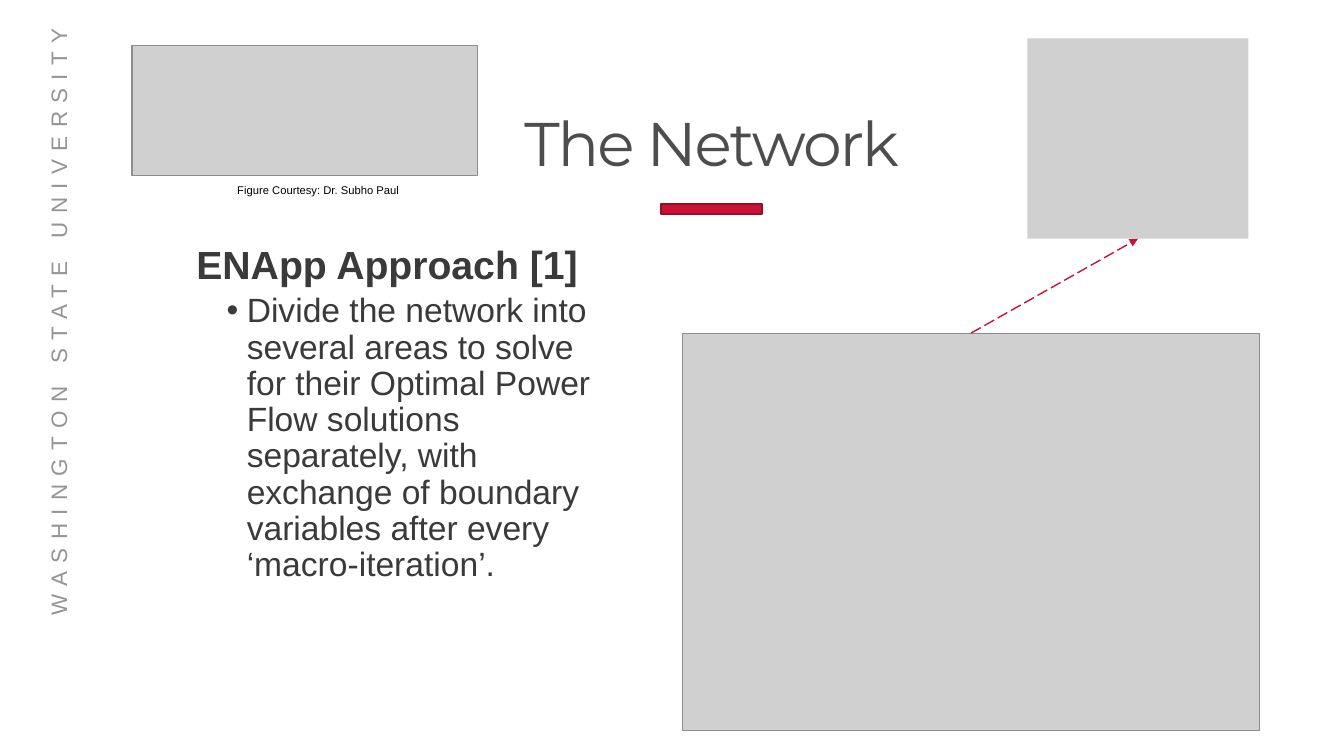
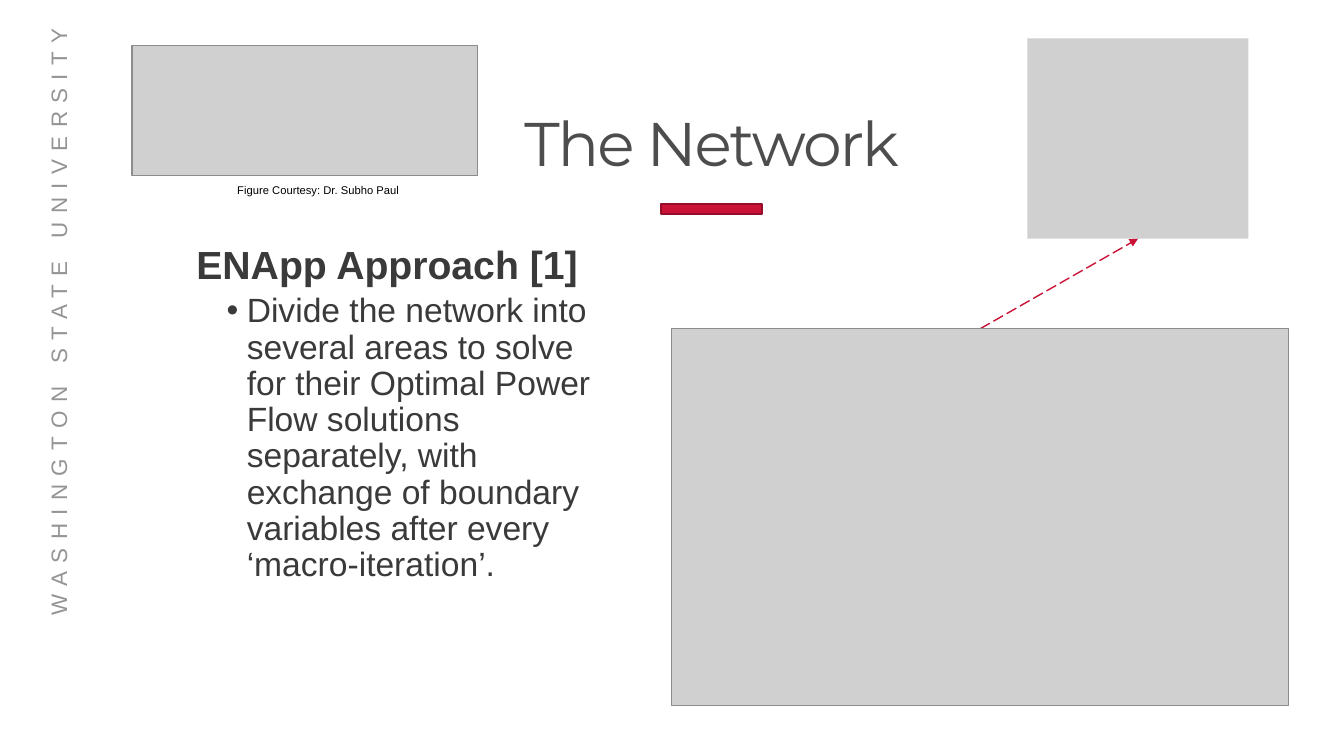
Before and after one commit to Realife-Brahmin/OriginalDocsHub-WSU-OneDrive, a slide deck: slide 4 of Connected Communities Grid Side Optimization.pptx. Drawn at 1344x756 pixels with LibreOffice and Linux fonts; fonts in the diff are those of the drawing; grey boxes stand for pictures; background and template pictures are left out. Boxes give left, top, right and bottom in pixels: in the first picture for what was removed or moved away, otherwise in the second. Text is boxed around its words. In the diff, an @@ line names an element or a change of style, - is before the commit and + after.

```diff
--- a/Connected Communities Grid Side Optimization.pptx
+++ b/Connected Communities Grid Side Optimization.pptx
@@ arrow moved from (971, 333) - (1138, 239) to (980, 329) - (1138, 239) @@
@@ picture: place and size @@
-picture at <box>683,333,1260,731</box>
+picture at <box>673,329,1289,706</box>
```
Also in this commit, not shown: 2 other slides changed.
